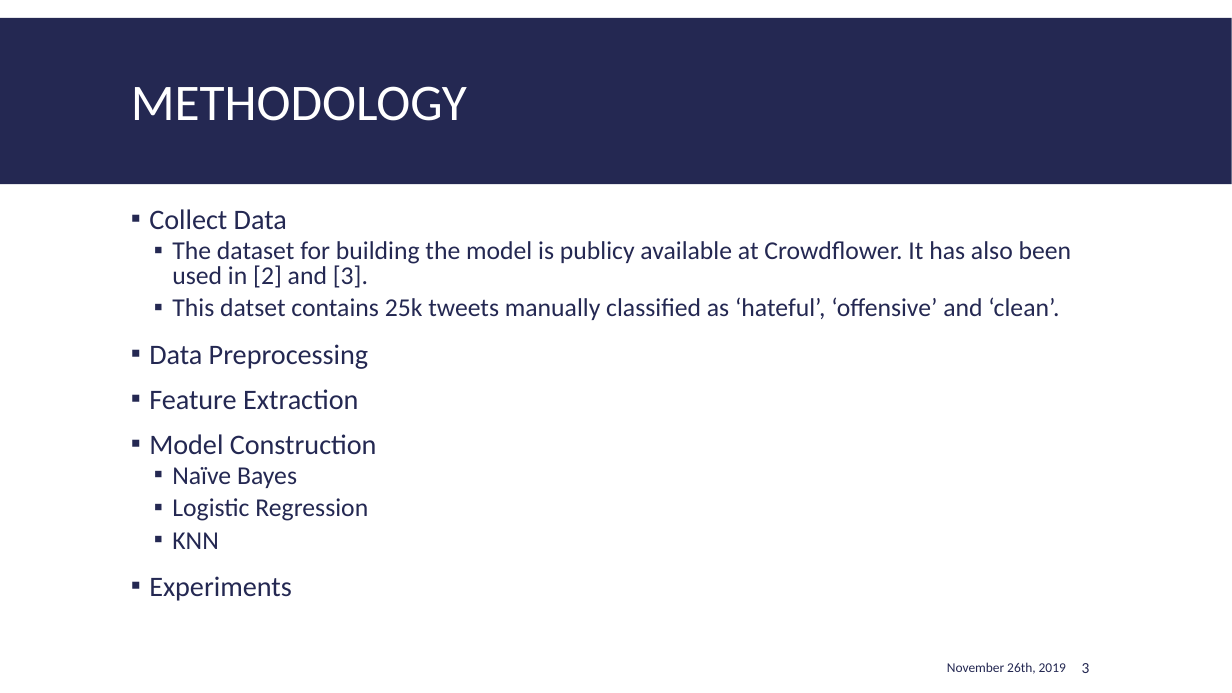
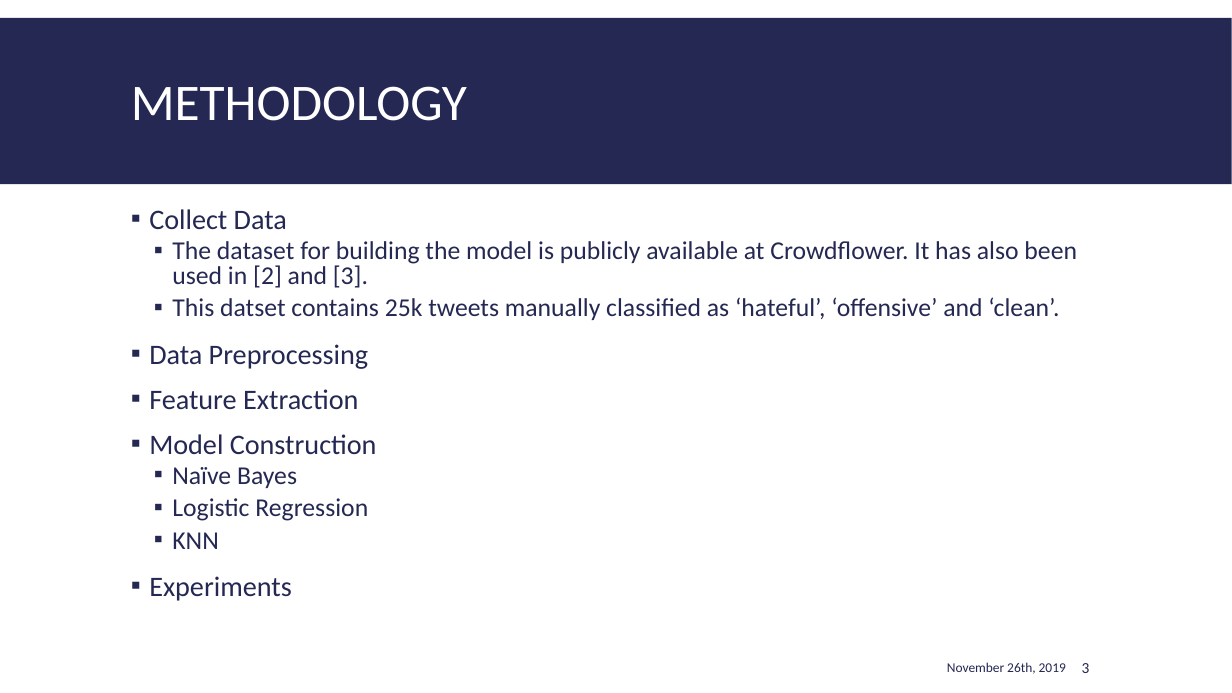
Before and after one commit to EiderDiaz/Twitter_NLP_HateSpeech, a slide deck: slide 3 of The toxicity of the Star Wars fandom on social media.pptx. Drawn at 1232x693 pixels with LibreOffice and Linux fonts; fonts in the diff are those of the drawing. Boxes give left, top, right and bottom in pixels: in the first picture for what was removed or moved away, otherwise in the second. Text is boxed around its words. In the diff, an @@ line names an element or a change of style, - is before the commit and + after.

```diff
--- a/The toxicity of the Star Wars fandom on social media.pptx
+++ b/The toxicity of the Star Wars fandom on social media.pptx
@@ text at (x1=172, y1=241, x2=1077, y2=288): text changed @@
-  ▪ The dataset for building the model is publicy available at Crowdflower. It has also been used in [2] and [3].
+  ▪ The dataset for building the model is publicly available at Crowdflower. It has also been used in [2] and [3].
```
Also in this commit, not shown: 4 other slides changed, 1 other file.
